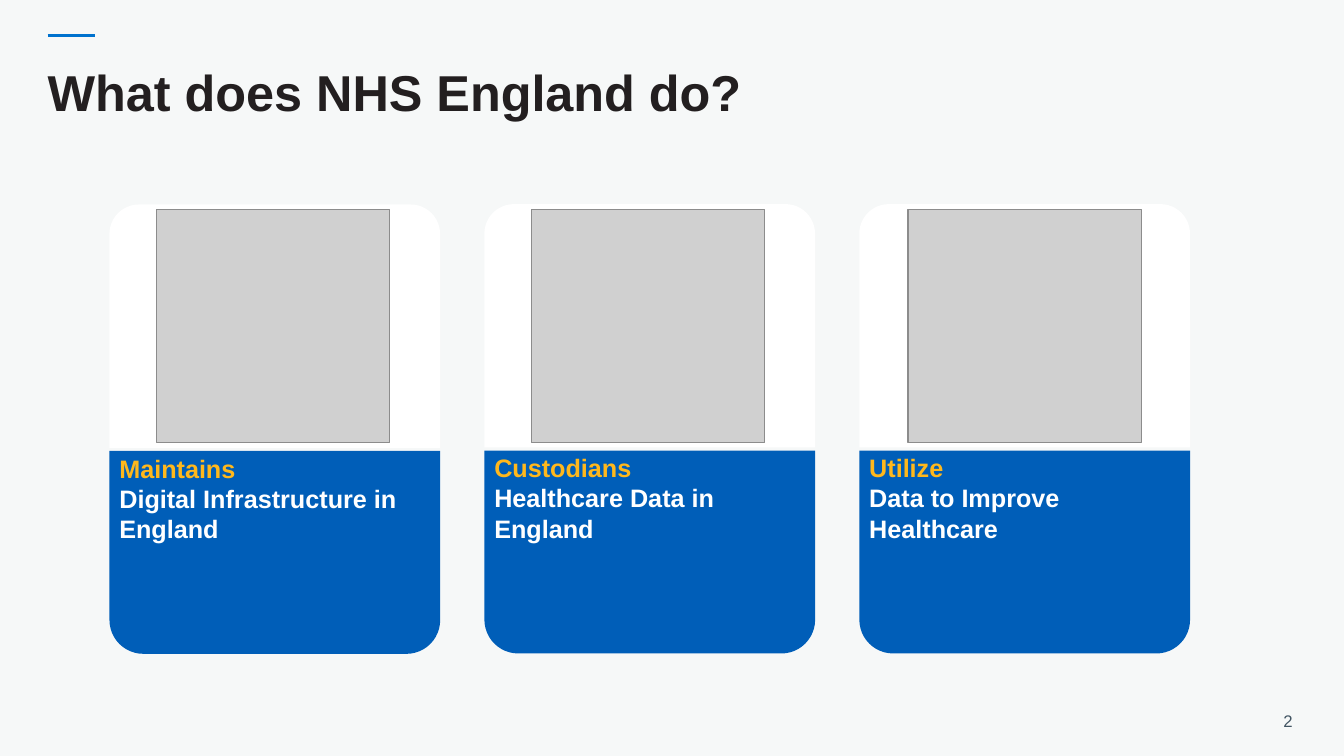
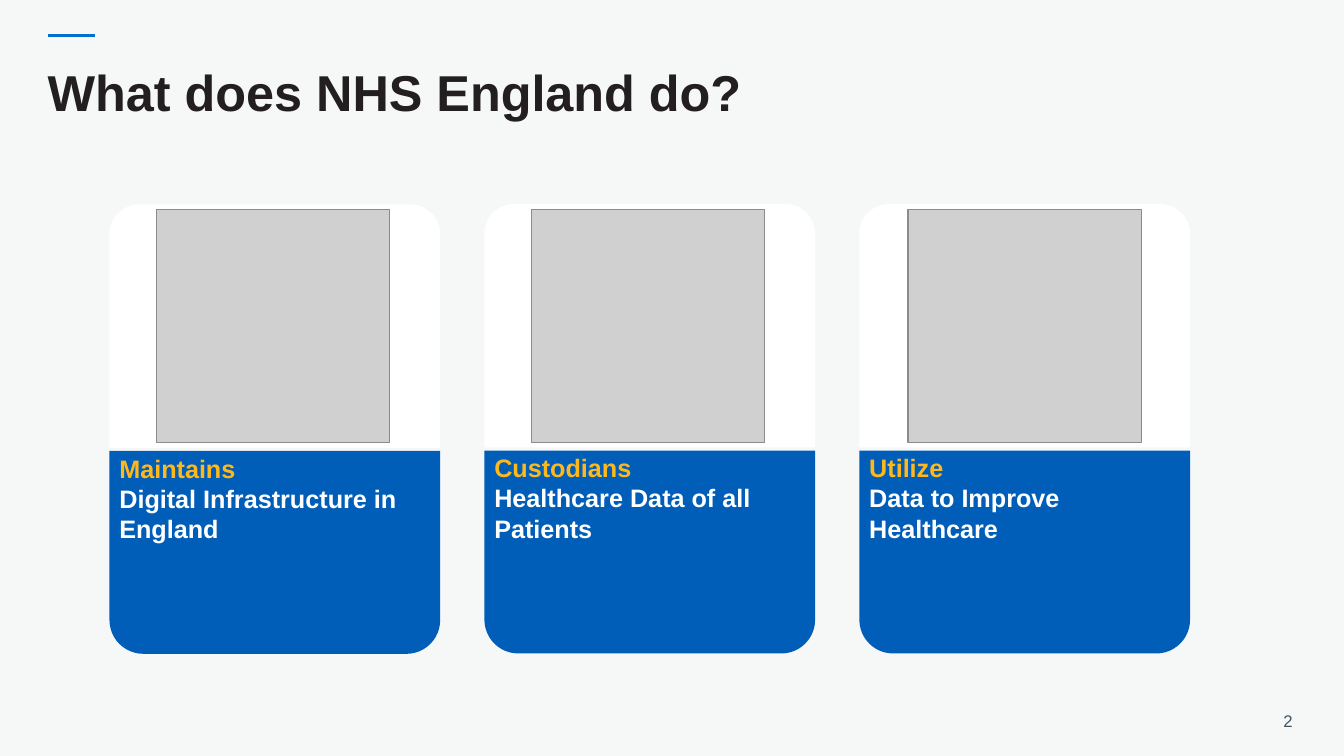
Before and after one commit to NHSDigital/datascience-seminars, a slide deck: slide 2 of All_materials/20230528_School_outreach/Outreach.pptx. Drawn at 1344x756 pixels with LibreOffice and Linux fonts; fonts in the diff are those of the drawing; grey boxes stand for pictures. Boxes give left, top, right and bottom in pixels: in the first picture for what was removed or moved away, otherwise in the second. Text is boxed around its words. In the diff, an @@ line names an element or a change of style, - is before the commit and + after.

```diff
--- a/All_materials/20230528_School_outreach/Outreach.pptx
+++ b/All_materials/20230528_School_outreach/Outreach.pptx
@@ text at (494,458,750,539): text changed @@
-Custodians
-Healthcare Data in England
+Custodians
+Healthcare Data of all Patients
```
Also in this commit, not shown: 4 other slides changed, 1 slide removed.
